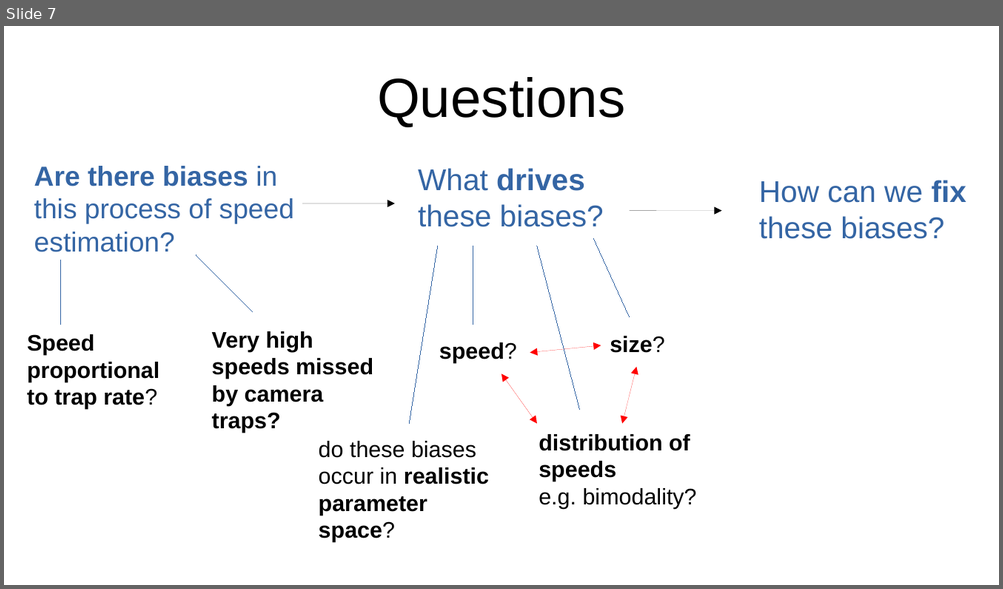
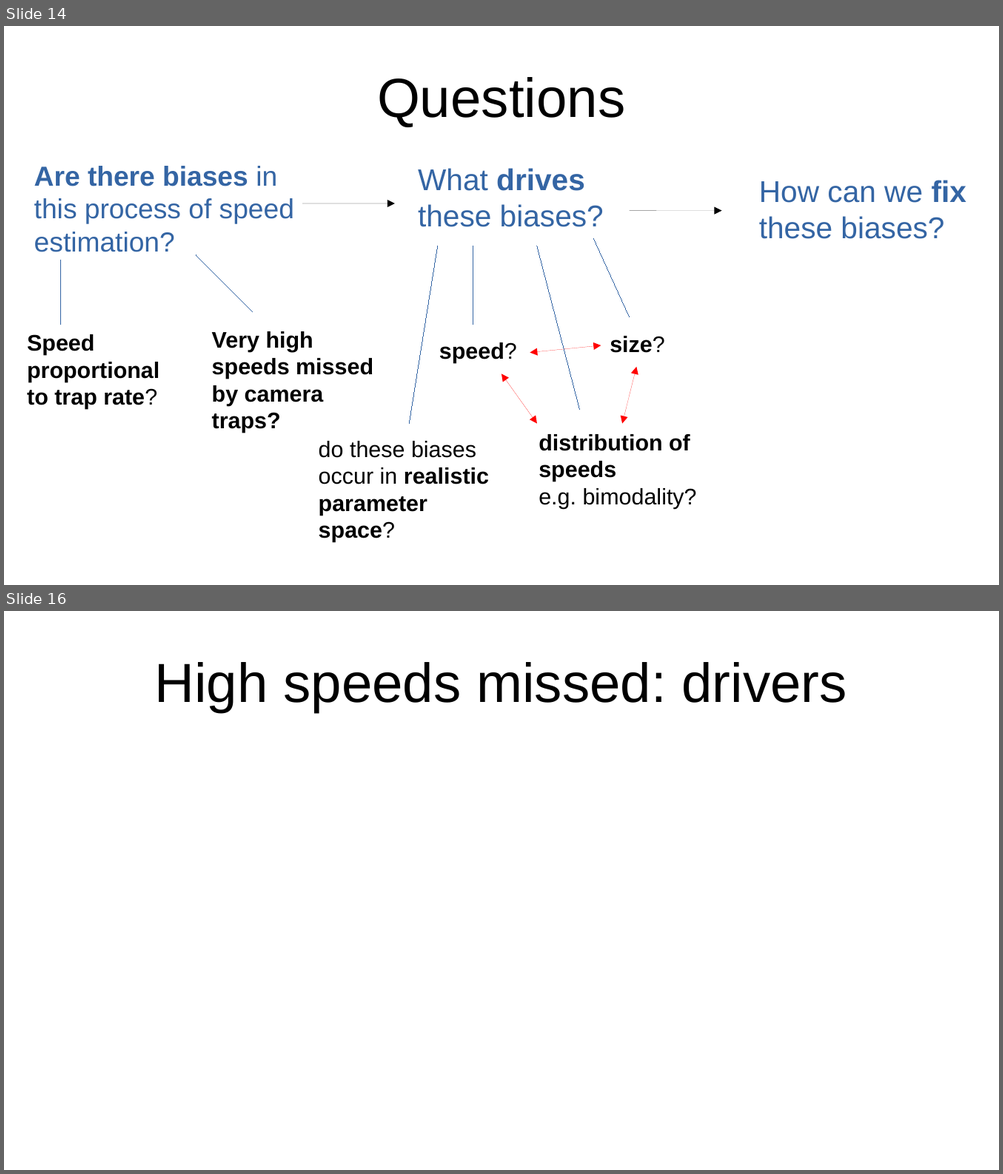
Before and after one commit to lizziebru/CamtrapSimulation, a slide deck: writeup/Camtrapsim_pres.odp. Shown one above the other, each under a label of ours: slide 7 before the commit, slides 14 and 16 after it; the slides between them are not shown. The pictures are 1003x589 and 1003x1174 pixels, drawn with LibreOffice and Linux fonts; fonts in the diff are those of the drawing. Boxes give left, top, right and bottom in pixels: in the first picture for what was removed or moved away, otherwise in the second. Text is boxed around its words. In the diff, an @@ line names an element or a change of style, - is before the commit and + after.

```diff
--- a/writeup/Camtrapsim_pres.odp
+++ b/writeup/Camtrapsim_pres.odp
@@ slide 16 added at (4,611,999,1170), background #FFFFFF @@
@@ title added at (155,662,846,712), 44 pt, text #000000 @@
+High speeds missed: drivers
@@ what was slide 7 is now slide 14 @@
```
Also in this commit, not shown: 1 slide changed, 9 other slides added, 3 slides removed, 3 other files.
